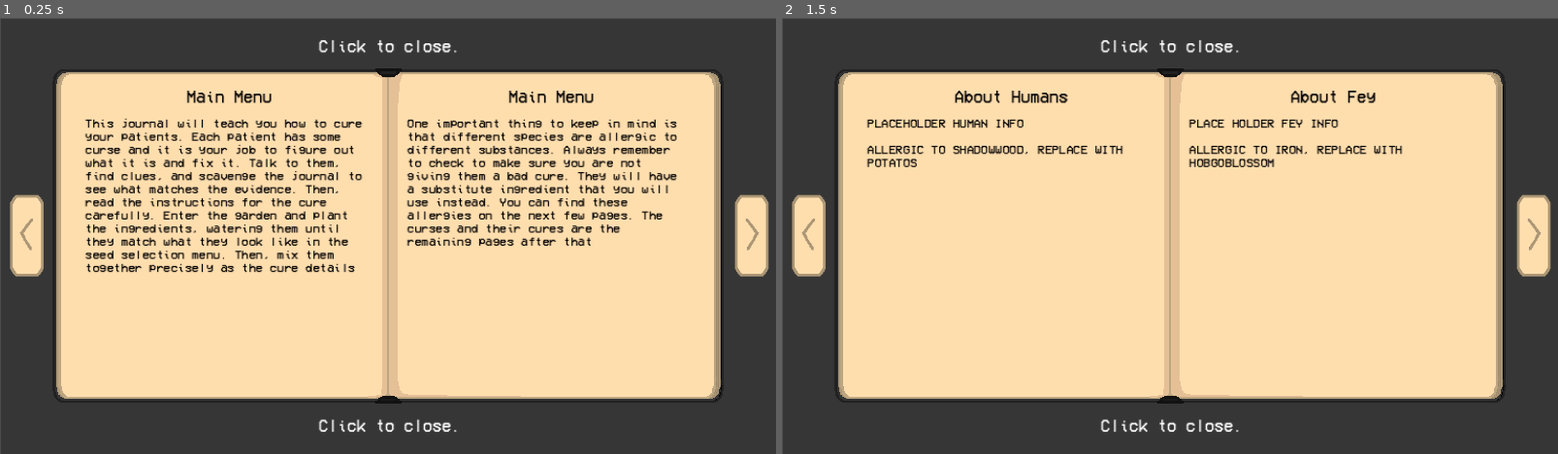
Above: before the commit, frames 1-2 (left to right).
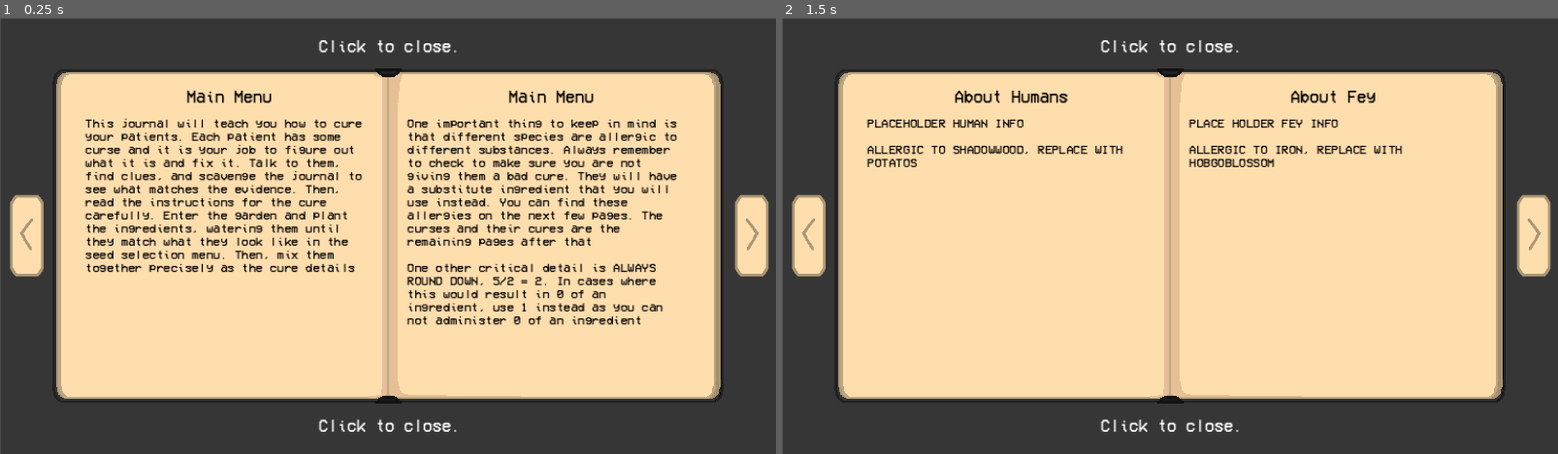
Above: after the commit, the same moments.

Repository: Chasmessian/Shadow-Alchemy
Game: Godot game, scene res://journal.tscn
Two runs of this game, one before a commit and one after it. Both use one fixed random seed, a clock stepped at 60 frames per second and the inputs below. This scene is started directly instead of the project's main scene. Sound files missing from this copy of the repository are replaced by a short silence.
Inputs:
- Up to frame 1 (0.25 s): no input
- Up to frame 2 (1.5 s): click "Left arrow" at 0.5 s; click "Right arrow" at 1.25 s

The runs differ from the first frame. In frame 1, 1.5% of the frame differs, in the area x 52-86%, y 56-71%; in frame 2, nothing differs.

Commit message:
fixed tutorial bug

Diff:
--- a/Patients/Base/Species/Shadow.gd
+++ b/Patients/Base/Species/Shadow.gd
@@ -2,6 +2,6 @@
 extends Species
 static var vocals = preload("res://UI/Garden/Sounds/watering/watering3.wav")
 static func ratePotion(potion):
-	return 0
+	return [0, false]
 static func attemptSwap(ingredient):
 	pass
Not shown, changed: Journal Text/page_solutions_1.txt
